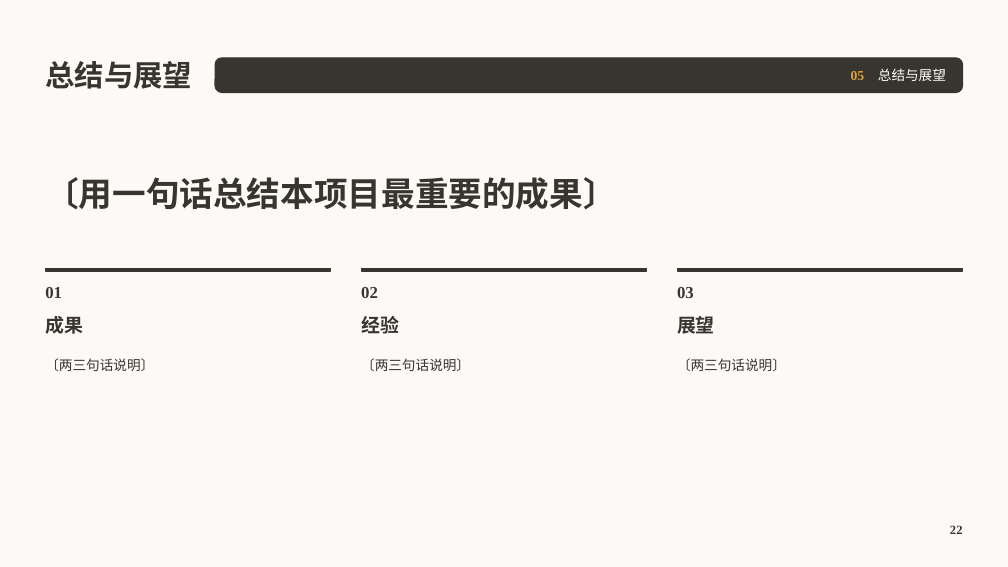
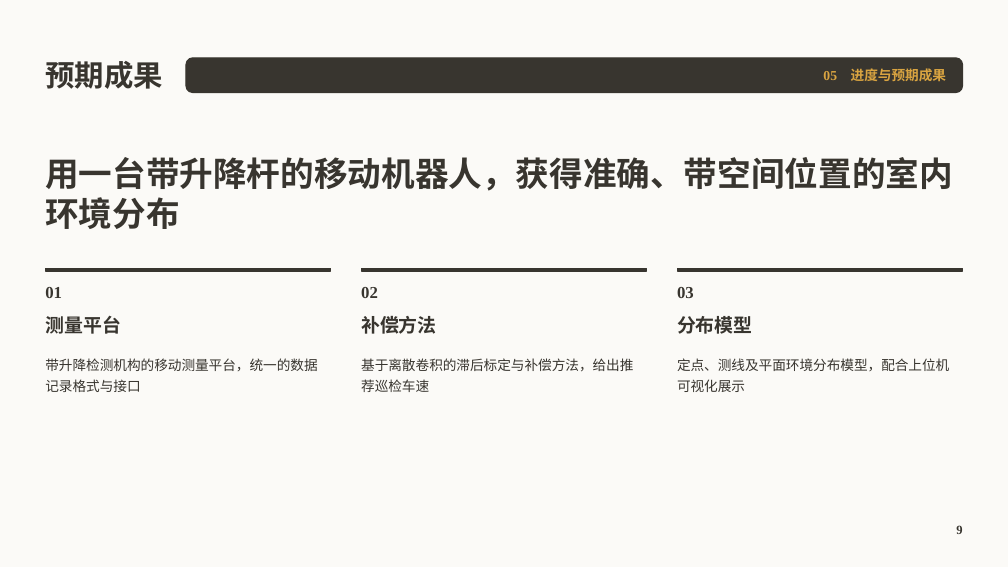
Before and after one commit to cyx3705/2026-039, a slide deck: slide 9 of b-Office/项目开题报告.pptx (slide 22 before the commit). Drawn at 1008x567 pixels with LibreOffice and Linux fonts; fonts in the diff are those of the drawing; background and template pictures are left out. Boxes give left, top, right and bottom in pixels: in the first picture for what was removed or moved away, otherwise in the second. Text is boxed around its words. In the diff, an @@ line names an element or a change of style, - is before the commit and + after.

```diff
--- a/b-Office/项目开题报告.pptx
+++ b/b-Office/项目开题报告.pptx
@@ rounded rectangle: place and size @@
-rounded rectangle at [215,58,963,93]
+rounded rectangle at [186,58,963,93]
@@ text at [45,61,162,89]: text changed @@
-总结与展望
+预期成果
@@ text at [823,68,946,81]: text changed; text colour #FBFAF7 to #D9A441; bold on @@
-05 总结与展望
+05 进度与预期成果
@@ text at [45,157,953,229]: text changed @@
-〔用一句话总结本项目最重要的成果〕
+用一台带升降杆的移动机器人，获得准确、带空间位置的室内环境分布
@@ text at [45,316,121,334]: text changed @@
-成果
+测量平台
@@ text at [361,316,437,334]: text changed @@
-经验
+补偿方法
@@ text at [677,316,753,334]: text changed @@
-展望
+分布模型
@@ text at [45,358,317,392]: text changed @@
-〔两三句话说明〕
+带升降检测机构的移动测量平台，统一的数据记录格式与接口
@@ text at [361,358,633,392]: text changed @@
-〔两三句话说明〕
+基于离散卷积的滞后标定与补偿方法，给出推荐巡检车速
@@ text at [677,358,949,392]: text changed @@
-〔两三句话说明〕
+定点、测线及平面环境分布模型，配合上位机可视化展示
@@ page number at [956,525,962,534]: text changed @@
-22
+9
```
Also in this commit, not shown: 2 other slides changed, 6 slides added, 19 slides removed.
